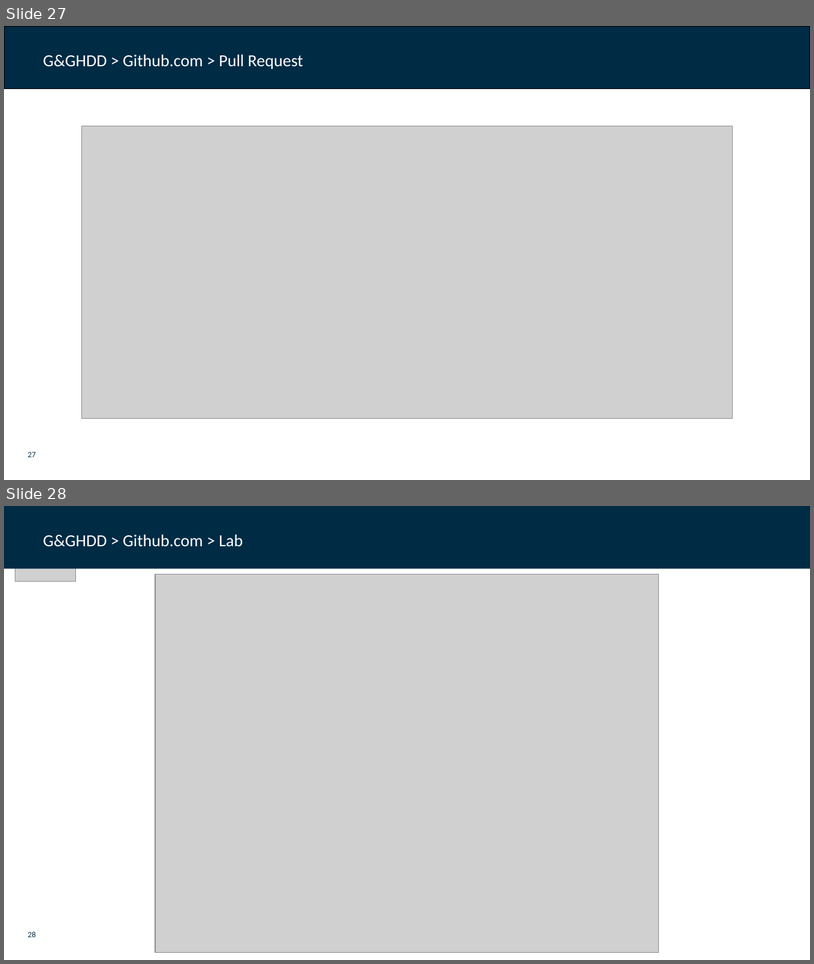
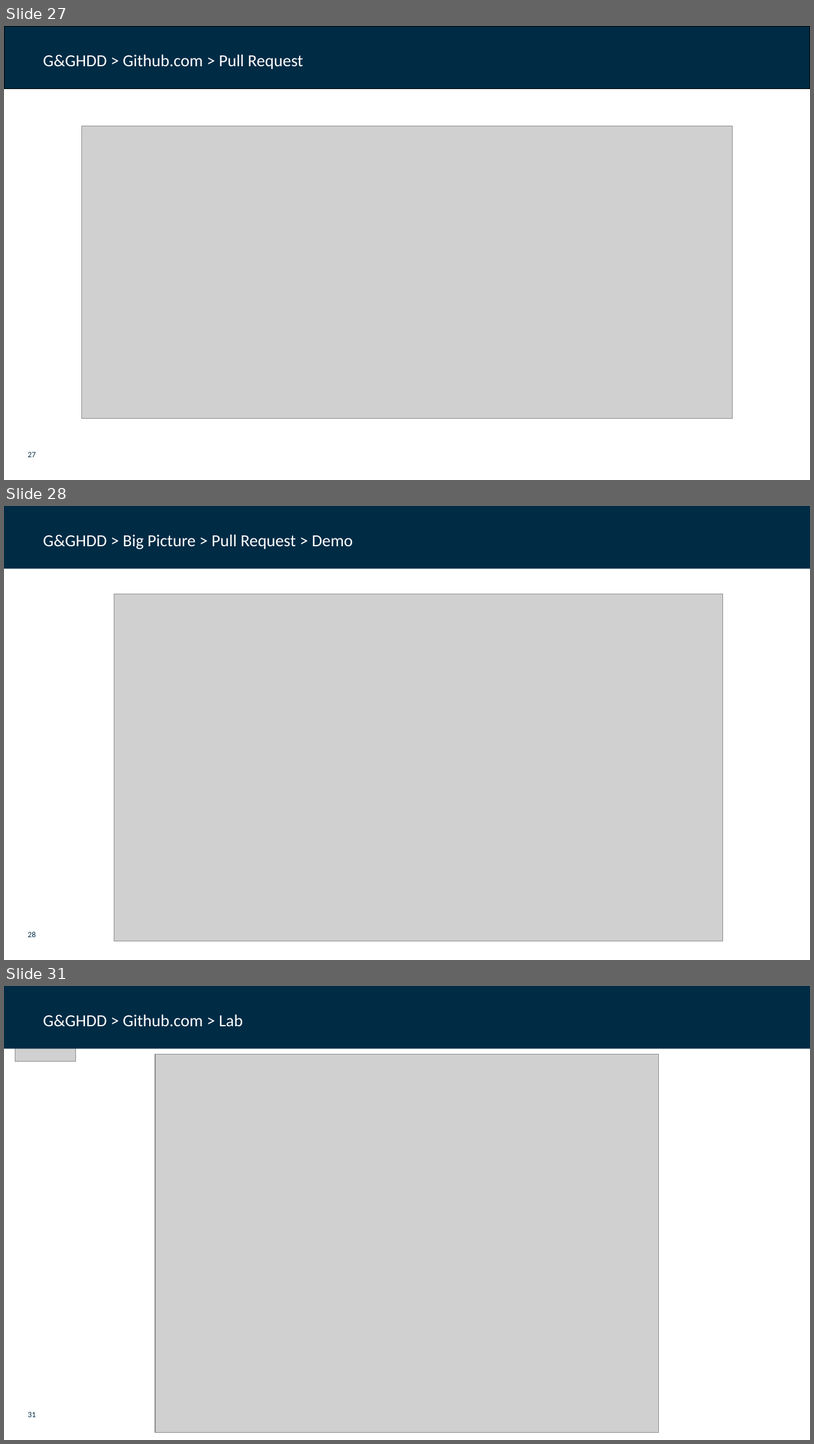
Before and after one commit to dfds/dojo, a slide deck: workshops/git-github-deep-dive/git_github_deep_dive.pptx. Shown one above the other, each under a label of ours: slides 27 and 28 before the commit, slides 27, 28 and 31 after it; the slides between them are not shown. The pictures are 814x964 and 814x1444 pixels, drawn with LibreOffice and Linux fonts; fonts in the diff are those of the drawing; grey boxes stand for pictures; background and template pictures are left out. Boxes give left, top, right and bottom in pixels: in the first picture for what was removed or moved away, otherwise in the second. Text is boxed around its words. In the diff, an @@ line names an element or a change of style, - is before the commit and + after.

```diff
--- a/workshops/git-github-deep-dive/git_github_deep_dive.pptx
+++ b/workshops/git-github-deep-dive/git_github_deep_dive.pptx
@@ slide 28 added at (4, 506, 810, 960), background #FFFFFF; not listed: 1 template element that a slide beside it also shows @@
@@ rectangle added at (4, 506, 810, 569), fill #002B45 @@
@@ text added at (43, 534, 353, 549), 20 pt, text #FFFFFF @@
+G&GHDD > Big Picture > Pull Request > Demo
@@ rectangle added at (730, 525, 790, 544), fill #002B45 @@
@@ picture added at (114, 594, 723, 940) @@
@@ what was slide 28 is now slide 31 @@
@@ page number at (28, 1411, 36, 1417): text changed @@
-28
+31
```
Also in this commit, not shown: 2 other slides added, 2 other files.
